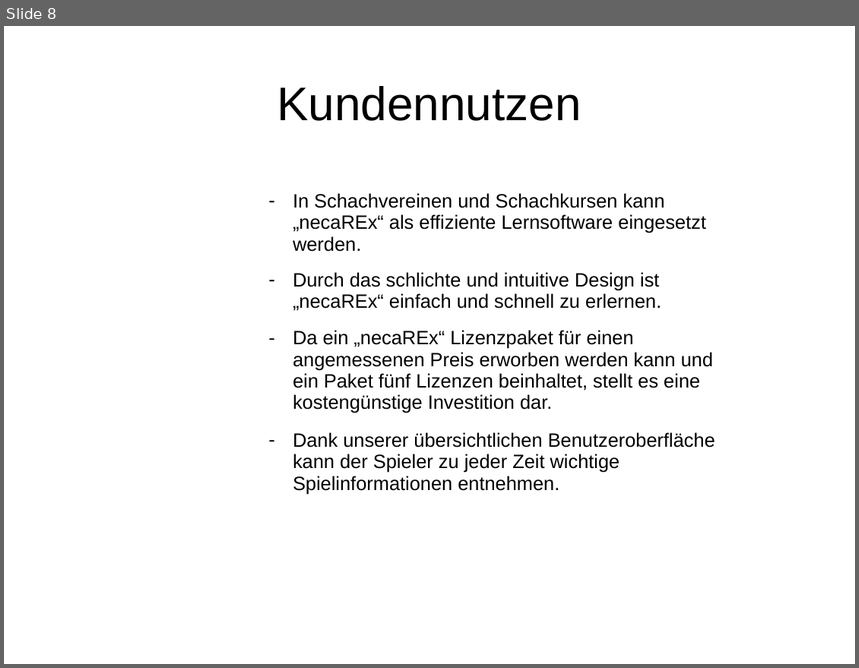
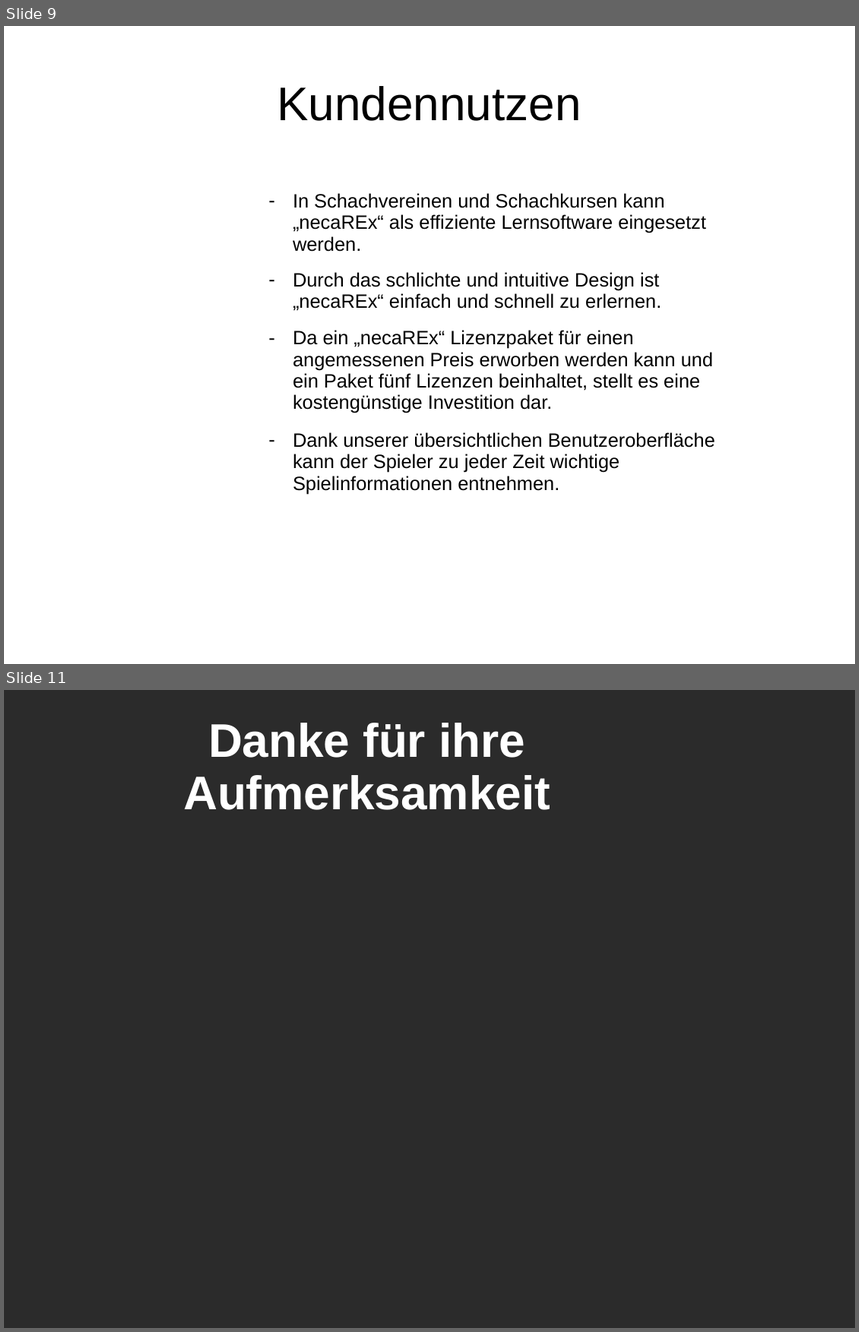
Before and after one commit to sprengmeister/IT10-t_SWE1_chess, a slide deck: Planung/projektskizze_nad.pptx. Shown one above the other, each under a label of ours: slide 8 before the commit, slides 9 and 11 after it; the slides between them are not shown. The pictures are 859x668 and 859x1332 pixels, drawn with LibreOffice and Linux fonts; fonts in the diff are those of the drawing; background and template pictures are left out; a plain dark background stands for a picture behind light text. Boxes give left, top, right and bottom in pixels: in the first picture for what was removed or moved away, otherwise in the second. Text is boxed around its words. In the diff, an @@ line names an element or a change of style, - is before the commit and + after.

```diff
--- a/Planung/projektskizze_nad.pptx
+++ b/Planung/projektskizze_nad.pptx
@@ slide 11 added at [4, 690, 855, 1328], background picture (left out) @@
@@ text added at [183, 723, 550, 810], 44 pt, text #FFFFFF, bold @@
+Danke für ihre Aufmerksamkeit
@@ what was slide 8 is now slide 9 @@
```
Also in this commit, not shown: 3 other slides added, 2 slides removed.
